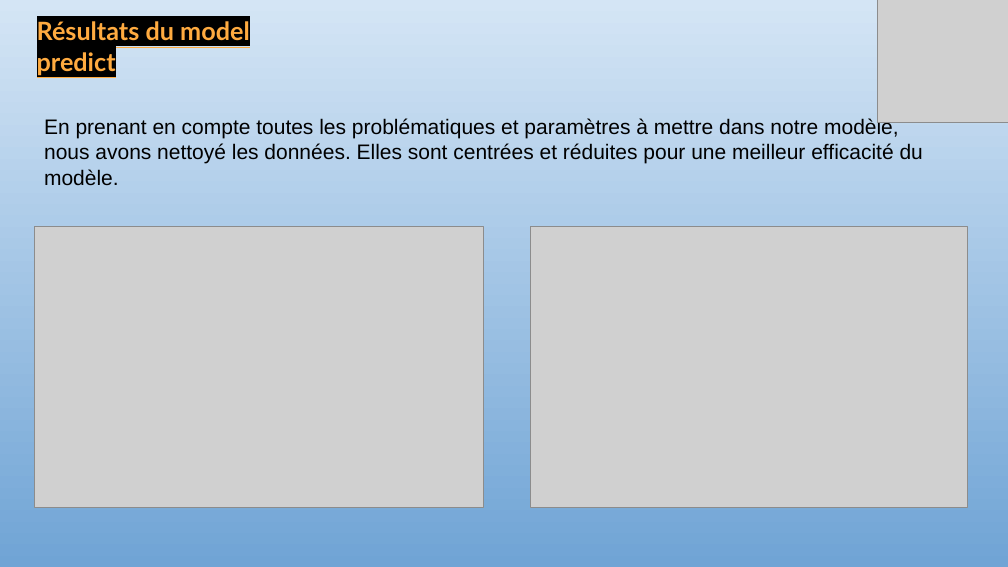
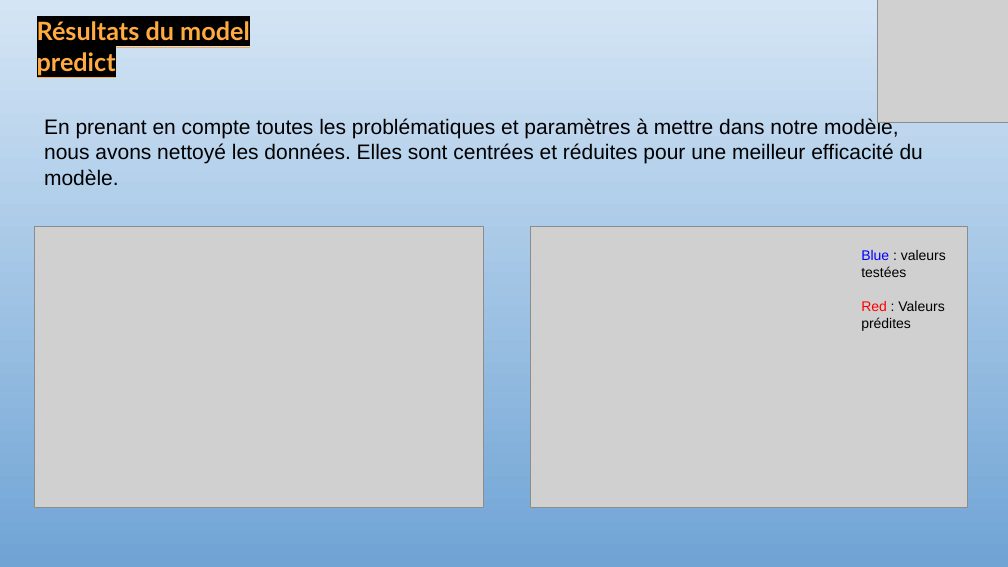
Before and after one commit to Melodyellinn/Projet_California, a slide deck: slide 4 of Slide_presentation/Présentation Projet Californie.pptx. Drawn at 1008x567 pixels with LibreOffice and Linux fonts; fonts in the diff are those of the drawing; grey boxes stand for pictures. Boxes give left, top, right and bottom in pixels: in the first picture for what was removed or moved away, otherwise in the second. Text is boxed around its words. In the diff, an @@ line names an element or a change of style, - is before the commit and + after.

Commit message:
last push

```diff
--- a/Slide_presentation/Présentation Projet Californie.pptx
+++ b/Slide_presentation/Présentation Projet Californie.pptx
@@ text added at box(861, 250, 946, 331), 10 pt, text #000000 @@
+Blue : valeurs testées
+Red : Valeurs prédites
```
Also in this commit, not shown: 1 other slide changed.
